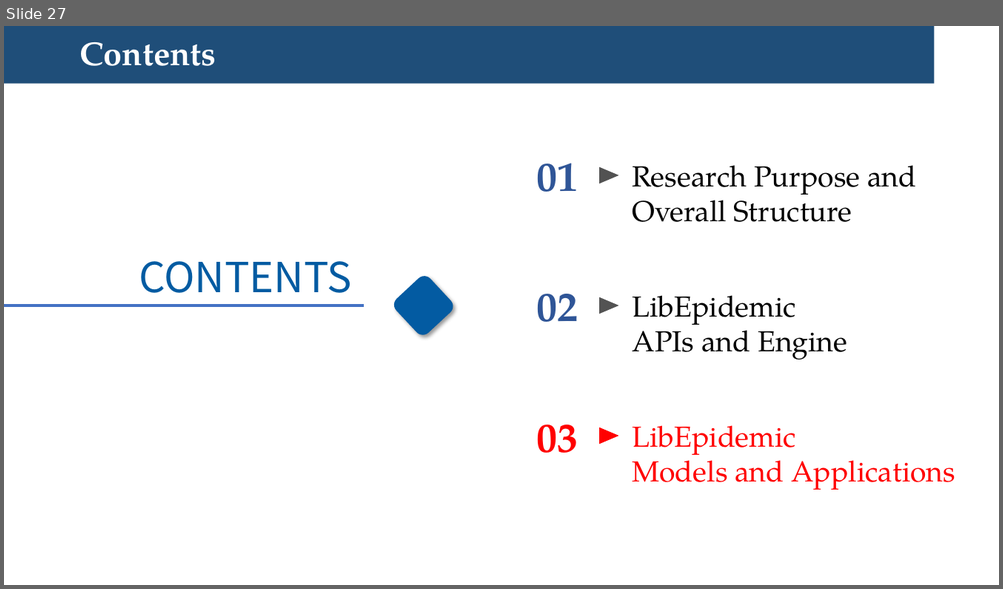
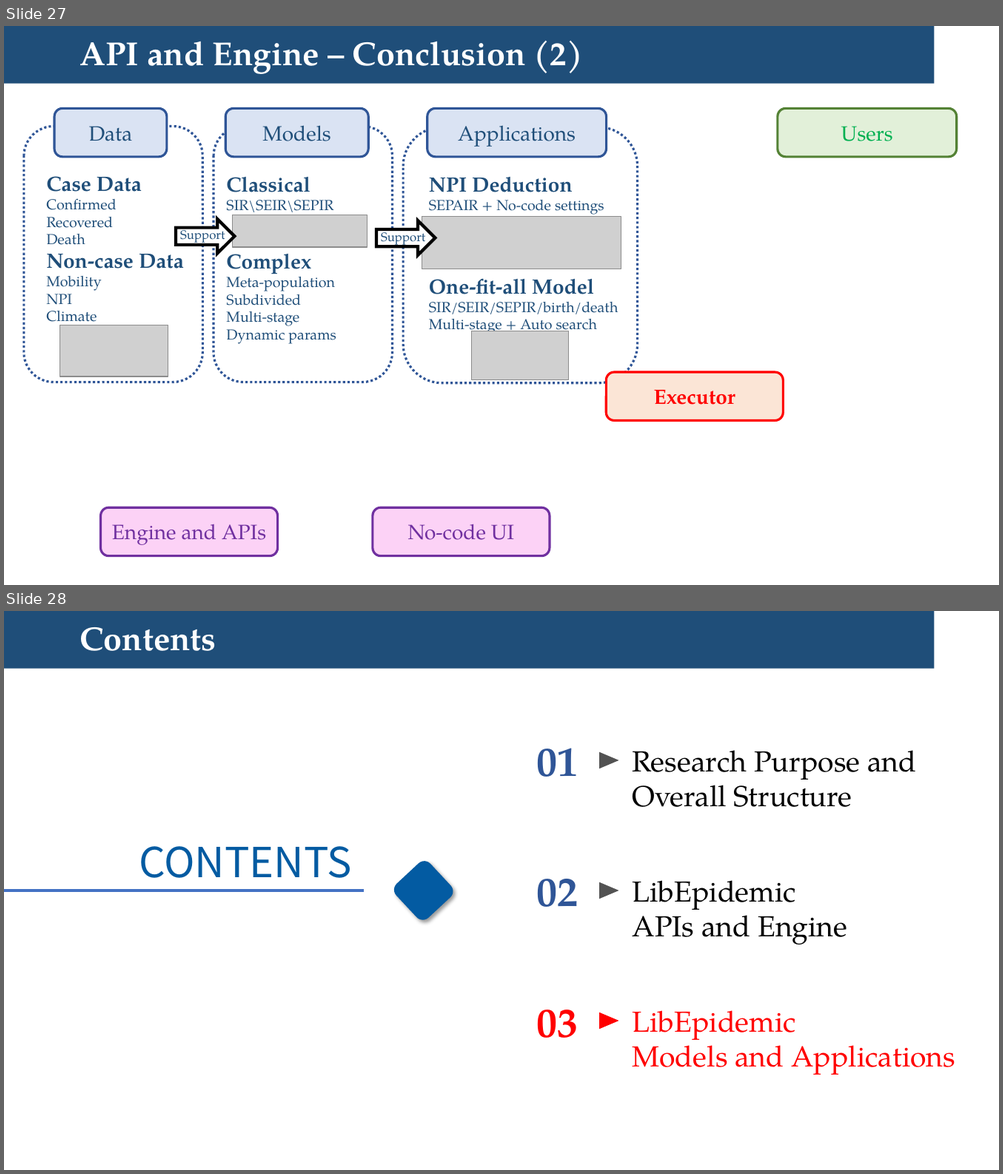
Before and after one commit to LibEpidemic/LibEpidemic.github.io, a slide deck: docs/LibEpidemic-brief.pptx. Shown one above the other, each under a label of ours: slide 27 before the commit, slides 27 and 28 after it. The pictures are 1003x589 and 1003x1174 pixels, drawn with LibreOffice and Linux fonts; fonts in the diff are those of the drawing; grey boxes stand for pictures; background and template pictures are left out. Boxes give left, top, right and bottom in pixels: in the first picture for what was removed or moved away, otherwise in the second. Text is boxed around its words. In the diff, an @@ line names an element or a change of style, - is before the commit and + after.

```diff
--- a/docs/LibEpidemic-brief.pptx
+++ b/docs/LibEpidemic-brief.pptx
@@ slide 27 added at (4,26,999,585), background #FFFFFF; not listed: 1 template element that a slide beside it also shows @@
@@ title added at (79,41,583,74), 32 pt, text #FFFFFF, bold @@
+API and Engine – Conclusion (2)
@@ rounded rectangle added at (55,109,168,157), fill #DAE3F3, outline #2F5597 2.25 pt @@
@@ rounded rectangle added at (225,109,368,157), fill #DAE3F3, outline #2F5597 2.25 pt @@
@@ rounded rectangle added at (427,109,606,157), fill #DAE3F3, outline #2F5597 2.25 pt @@
@@ rounded rectangle added at (778,109,957,157), fill #E2F0D9, outline #548235 2.25 pt @@
@@ rounded rectangle added at (24,126,203,382), outline #2F5597 2.25 pt dashed @@
@@ text added at (89,126,133,141), 20 pt, text #1F4E79 @@
+Data
@@ rounded rectangle added at (213,126,392,382), outline #2F5597 2.25 pt dashed @@
@@ text added at (262,125,330,141), 20 pt, text #1F4E79 @@
+Models
@@ rounded rectangle added at (403,127,637,383), outline #2F5597 2.25 pt dashed @@
@@ text added at (458,125,575,147), 20 pt, text #1F4E79 @@
+Applications
@@ text added at (841,126,893,141), 20 pt, text #00B050 @@
+Users
@@ text added at (46,176,184,327), 14 pt, text #1F4E79 @@
+Case Data
+Confirmed
+Recovered
+Death
+Non-case Data
+Mobility
+NPI
+Climate
@@ text added at (226,177,336,344), 14 pt, text #1F4E79 @@
+Classical
+SIR\SEIR\SEPIR
+Complex
+Meta-population
+Subdivided
+Multi-stage
+Dynamic params
@@ text added at (429,177,618,335), 14 pt, text #1F4E79 @@
+NPI Deduction
+SEPAIR + No-code settings
+One-fit-all Model
+SIR/SEIR/SEPIR/birth/death
+Multi-stage + Auto search
@@ down arrow added at (176,220,235,254), fill #FFFFFF, outline #000000 3 pt @@
@@ picture added at (233,215,367,247) @@
@@ down arrow added at (376,221,435,255), fill #FFFFFF, outline #000000 3 pt @@
@@ picture added at (422,217,621,270) @@
@@ text added at (180,226,225,244), 12 pt, text #1F4E79 @@
+Support
@@ text added at (381,228,425,247), 12 pt, text #1F4E79 @@
+Support
@@ picture added at (60,326,168,378) @@
@@ picture added at (472,331,569,380) @@
@@ rounded rectangle added at (606,372,783,420), fill #FBE5D6, outline #FF0000 2.25 pt @@
@@ text added at (654,390,735,405), 20 pt, text #FF0000, bold @@
+Executor
@@ rounded rectangle added at (101,508,278,557), fill #FCD2F6, outline #7030A0 2.25 pt @@
@@ rounded rectangle added at (373,508,549,557), fill #FCD2F6, outline #7030A0 2.25 pt @@
@@ text added at (112,525,266,545), 20 pt, text #7030A0 @@
+Engine and APIs
@@ text added at (408,524,514,540), 20 pt, text #7030A0 @@
+No-code UI
@@ what was slide 27 is now slide 28 @@
```
Also in this commit, not shown: 22 other files.
